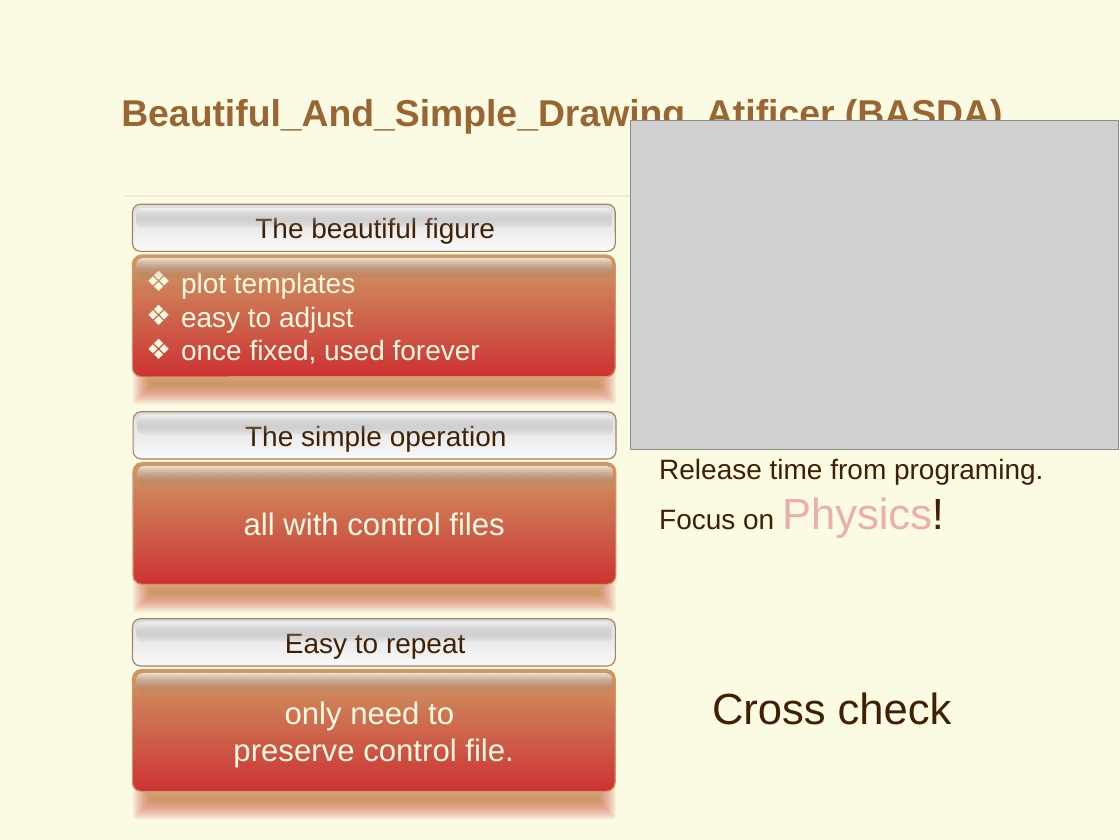
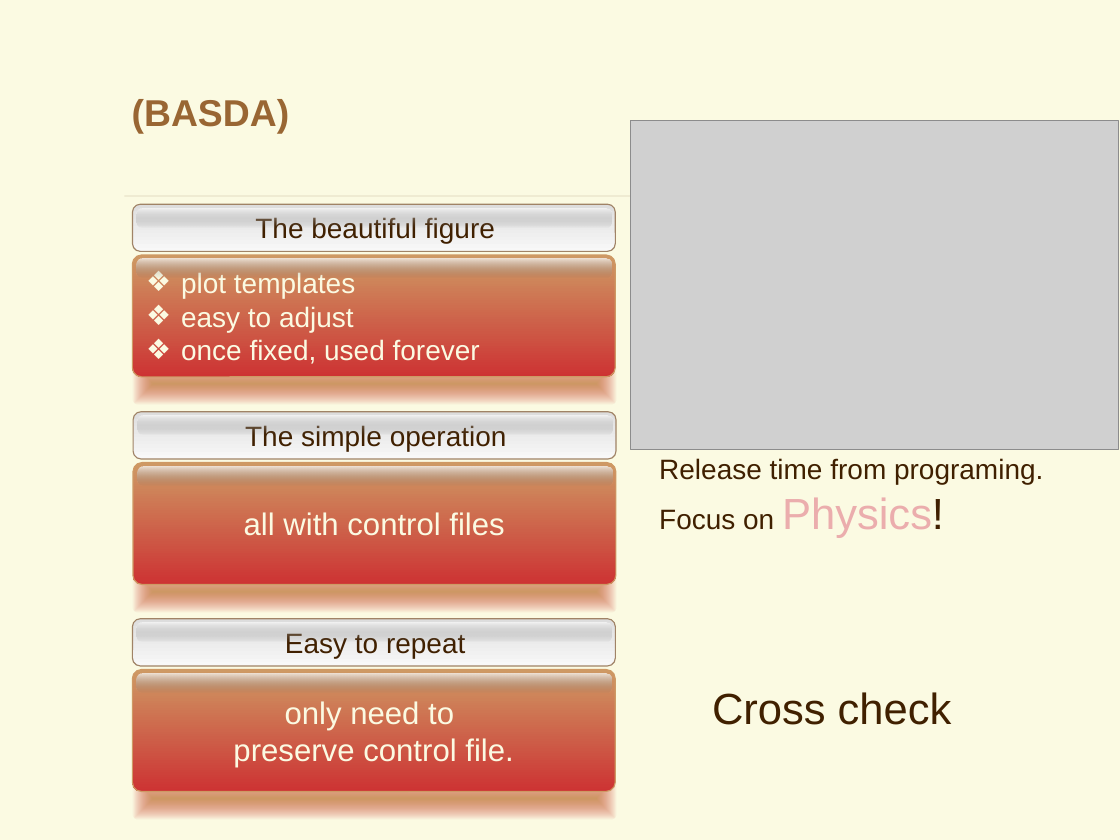
Before and after one commit to YancyW/BASDA, a slide deck: slide 8 of doc/BASDA_Introduction.pptx (slide 7 before the commit). Drawn at 1120x840 pixels with LibreOffice and Linux fonts; fonts in the diff are those of the drawing; grey boxes stand for pictures; background and template pictures are left out. Boxes give left, top, right and bottom in pixels: in the first picture for what was removed or moved away, otherwise in the second. Text is boxed around its words. In the diff, an @@ line names an element or a change of style, - is before the commit and + after.

```diff
--- a/doc/BASDA_Introduction.pptx
+++ b/doc/BASDA_Introduction.pptx
@@ title at box(132, 99, 290, 134): text changed @@
-Beautiful_And_Simple_Drawing_Atificer (BASDA)
+(BASDA)
```
Also in this commit, not shown: 8 other slides changed, 10 slides added, 3 other files.
